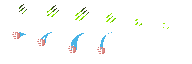
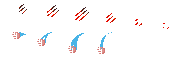
Before/after of a w=192, h=64 layered artwork. What changed in the layer stack:
painted on "Background" over [19, 4, 169, 29]
